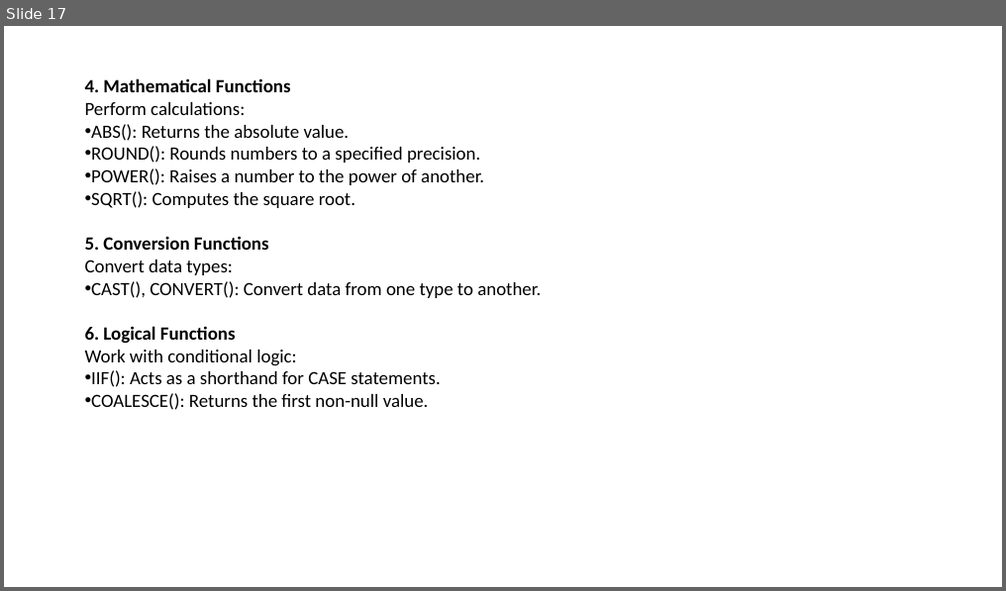
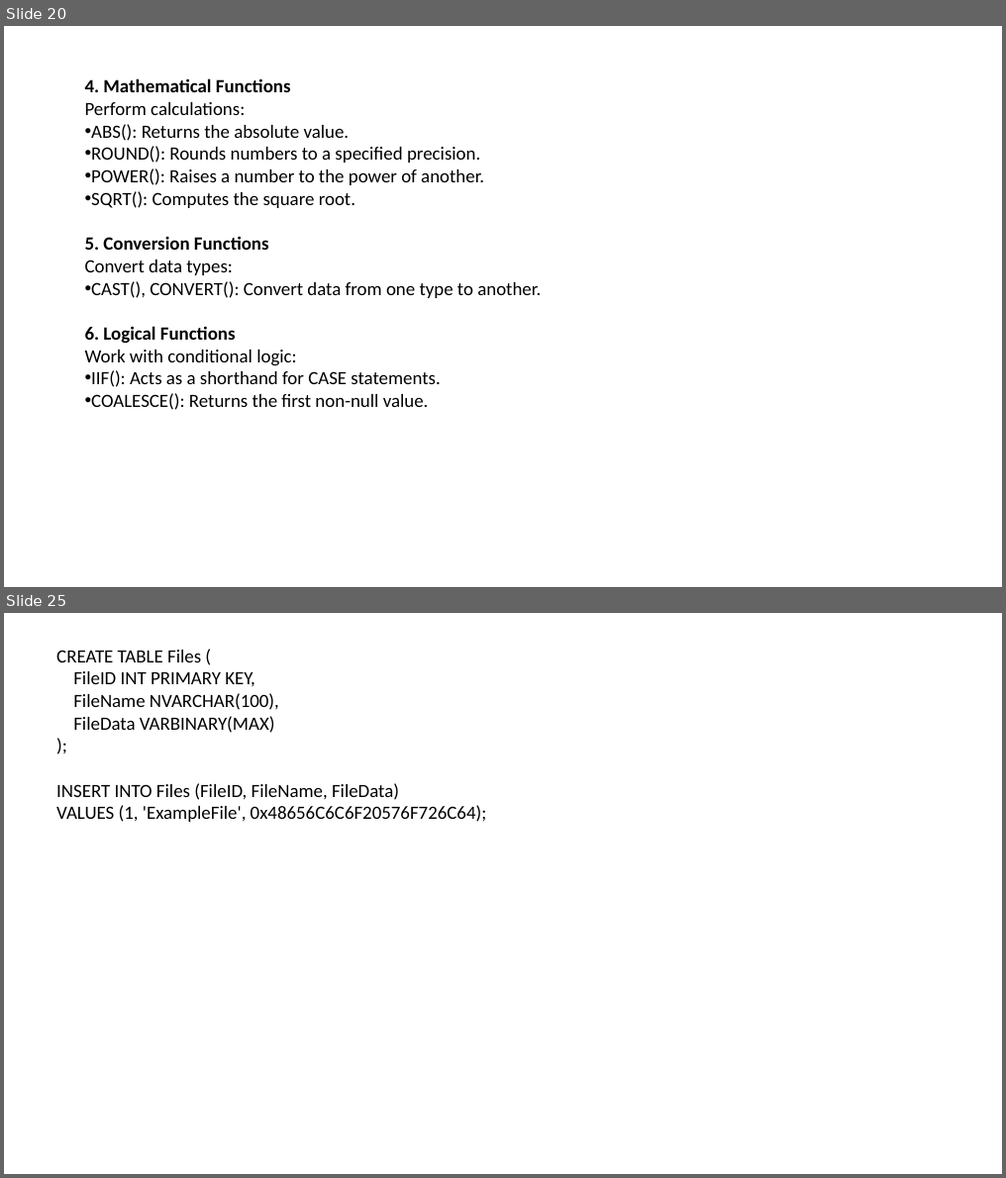
Before and after one commit to NareshESSPL/ESSPL_SqlTraining_AMS, a slide deck: DBMS.pptx. Shown one above the other, each under a label of ours: slide 17 before the commit, slides 20 and 25 after it; the slides between them are not shown. The pictures are 1006x591 and 1006x1178 pixels, drawn with LibreOffice and Linux fonts; fonts in the diff are those of the drawing. Boxes give left, top, right and bottom in pixels: in the first picture for what was removed or moved away, otherwise in the second. Text is boxed around its words. In the diff, an @@ line names an element or a change of style, - is before the commit and + after.

```diff
--- a/DBMS.pptx
+++ b/DBMS.pptx
@@ slide 25 added at [4, 613, 1002, 1174], background #FFFFFF @@
@@ text added at [56, 650, 487, 822], 18 pt, text #000000 @@
+CREATE TABLE Files (
+FileID INT PRIMARY KEY,
+FileName NVARCHAR(100),
+FileData VARBINARY(MAX)
+);
+INSERT INTO Files (FileID, FileName, FileData)
+VALUES (1, 'ExampleFile', 0x48656C6C6F20576F726C64);
@@ what was slide 17 is now slide 20 @@
```
Also in this commit, not shown: 4 slides changed, 14 other slides added, 1 slide removed, 28 other files.
